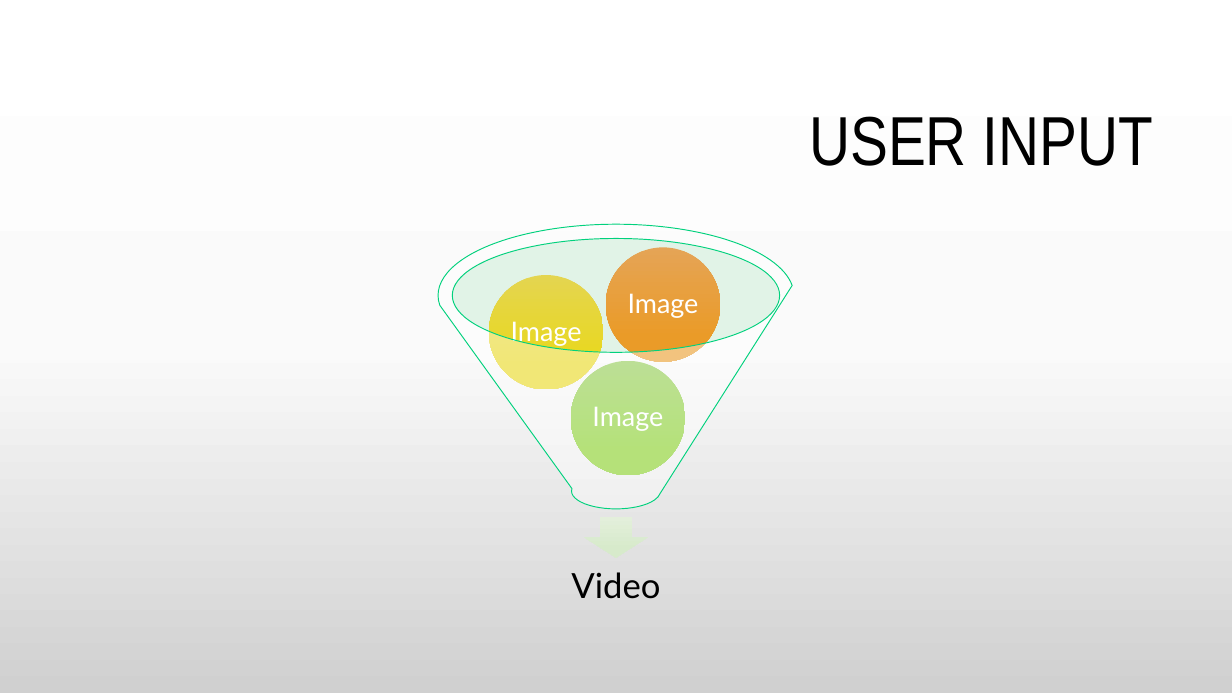
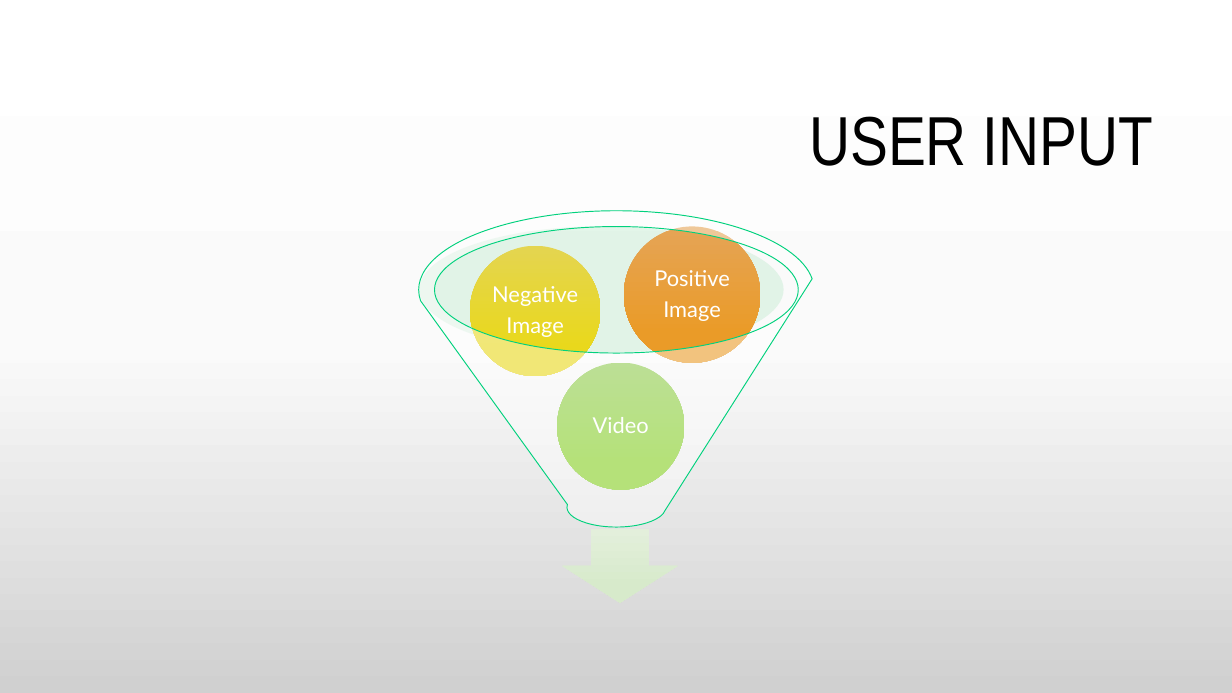
Before and after one commit to jemin6/CIS431_ImageDetector, a slide deck: slide 3 of Other_Files/Presentations/Final-Project.pptx. Drawn at 1232x693 pixels with LibreOffice and Linux fonts; fonts in the diff are those of the drawing; background and template pictures are left out. Boxes give left, top, right and bottom in pixels: in the first picture for what was removed or moved away, otherwise in the second. Text is boxed around its words. In the diff, an @@ line names an element or a change of style, - is before the commit and + after.

```diff
--- a/Other_Files/Presentations/Final-Project.pptx
+++ b/Other_Files/Presentations/Final-Project.pptx
@@ funnel: place and size @@
-funnel at [438,225,794,509]
+funnel at [419,211,814,527]
@@ ellipse: place and size @@
-ellipse at [452,238,780,352]
+ellipse at [420,226,784,353]
@@ ellipse: place and size @@
-ellipse at [606,248,721,362]
+ellipse at [624,226,761,363]
@@ ellipse: place and size @@
-ellipse at [489,275,604,390]
+ellipse at [470,246,601,376]
@@ text "Negative": place and size @@
-text "Negative" at [511,321,582,345]
+text "Negative" at [492,286,578,337]
@@ text "Positive": place and size @@
-text "Positive" at [628,293,699,318]
+text "Positive" at [654,270,730,321]
@@ text at [492,286,578,306]: paragraph added @@
+Negative
@@ text at [654,270,730,286]: paragraph added @@
+Positive
@@ text at [506,317,563,337]: size 21 to 17 pt in "Image"; less space between paragraphs @@
@@ text at [663,301,720,321]: size 21 to 17 pt in "Image"; less space between paragraphs @@
@@ ellipse: place and size @@
-ellipse at [571,361,686,476]
+ellipse at [557,362,685,490]
@@ text "Video": place and size @@
-text "Video" at [571,572,660,599]
+text "Video" at [593,417,649,433]
@@ text "Video" at [593,417,649,433]: size 27 to 17 pt, text colour #000000 to #FFFFFF; less space between paragraphs @@
@@ text removed at [592,407,663,431] @@
-Image
@@ down arrow: place and size @@
-down arrow at [584,518,648,558]
+down arrow at [563,529,678,603]
```
Also in this commit, not shown: 2 other slides changed, 1 slide added, 4 other files.
